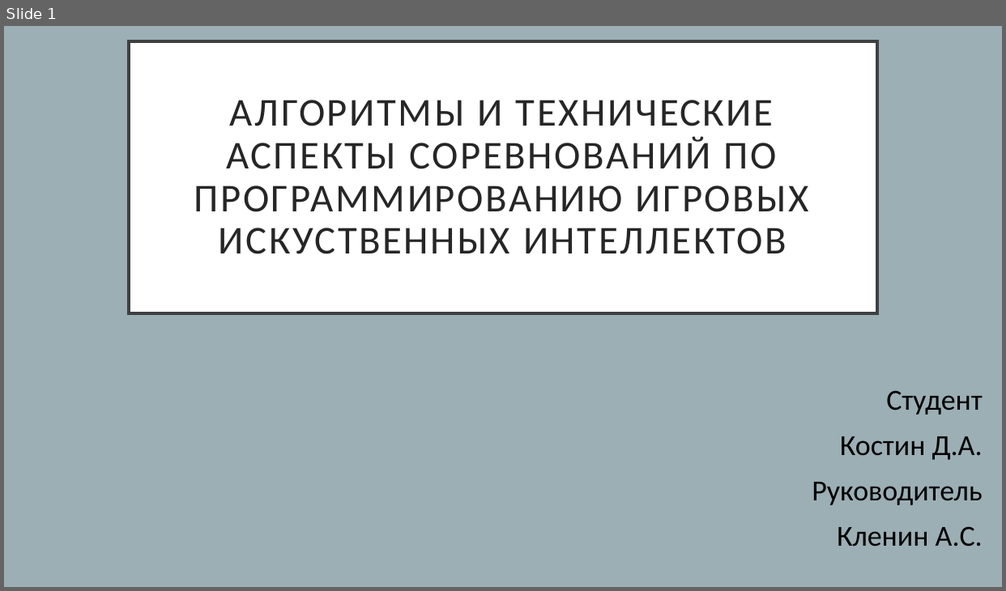
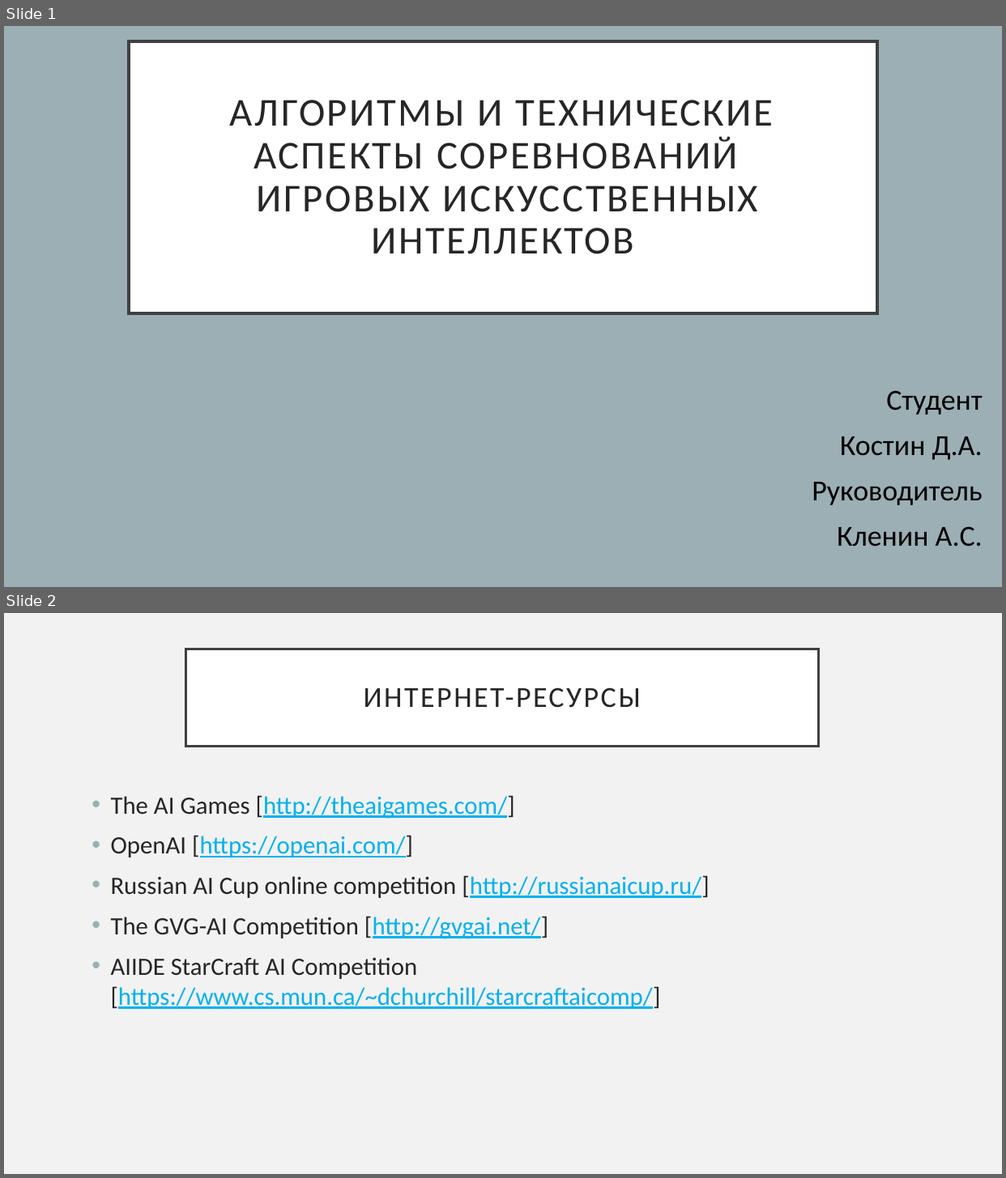
Before and after one commit to etharner/aigame, a slide deck: presentation.pptx. Shown one above the other, each under a label of ours: slide 1 before the commit, slides 1 and 2 after it. The pictures are 1006x591 and 1006x1178 pixels, drawn with LibreOffice and Linux fonts; fonts in the diff are those of the drawing. Boxes give left, top, right and bottom in pixels: in the first picture for what was removed or moved away, otherwise in the second. Text is boxed around its words. In the diff, an @@ line names an element or a change of style, - is before the commit and + after.

```diff
--- a/presentation.pptx
+++ b/presentation.pptx
@@ slide 2 added at bbox=[4, 613, 1002, 1174], background #F2F2F2 @@
@@ title added at bbox=[186, 649, 819, 747], fill #FFFFFF, outline #404040 2.5 pt, 28 pt, text #262626 @@
+ИНТЕРНЕТ-РЕСУРСЫ
@@ text added at bbox=[111, 795, 710, 1009], 24 pt, text #00B0F0, underline @@
+• The AI Games [http://theaigames.com/]
+• OpenAI [https://openai.com/]
+• Russian AI Cup online competition [http://russianaicup.ru/]
+• The GVG-AI Competition [http://gvgai.net/]
+• AIIDE StarCraft AI Competition [https://www.cs.mun.ca/~dchurchill/starcraftaicomp/]
@@ slide 1 changed as well @@
@@ title at bbox=[230, 100, 774, 254]: text changed @@
-АЛГОРИТМЫ И ТЕХНИЧЕСКИЕ АСПЕКТЫ СОРЕВНОВАНИЙ ПО ПРОГРАММИРОВАНИЮ ИГРОВЫХ ИСКУСТВЕННЫХ ИНТЕЛЛЕКТОВ
+АЛГОРИТМЫ И ТЕХНИЧЕСКИЕ АСПЕКТЫ СОРЕВНОВАНИЙ
+ИГРОВЫХ ИСКУСCТВЕННЫХ ИНТЕЛЛЕКТОВ
```
Also in this commit, not shown: 18 other slides added, 1 slide removed, 1 other file.
